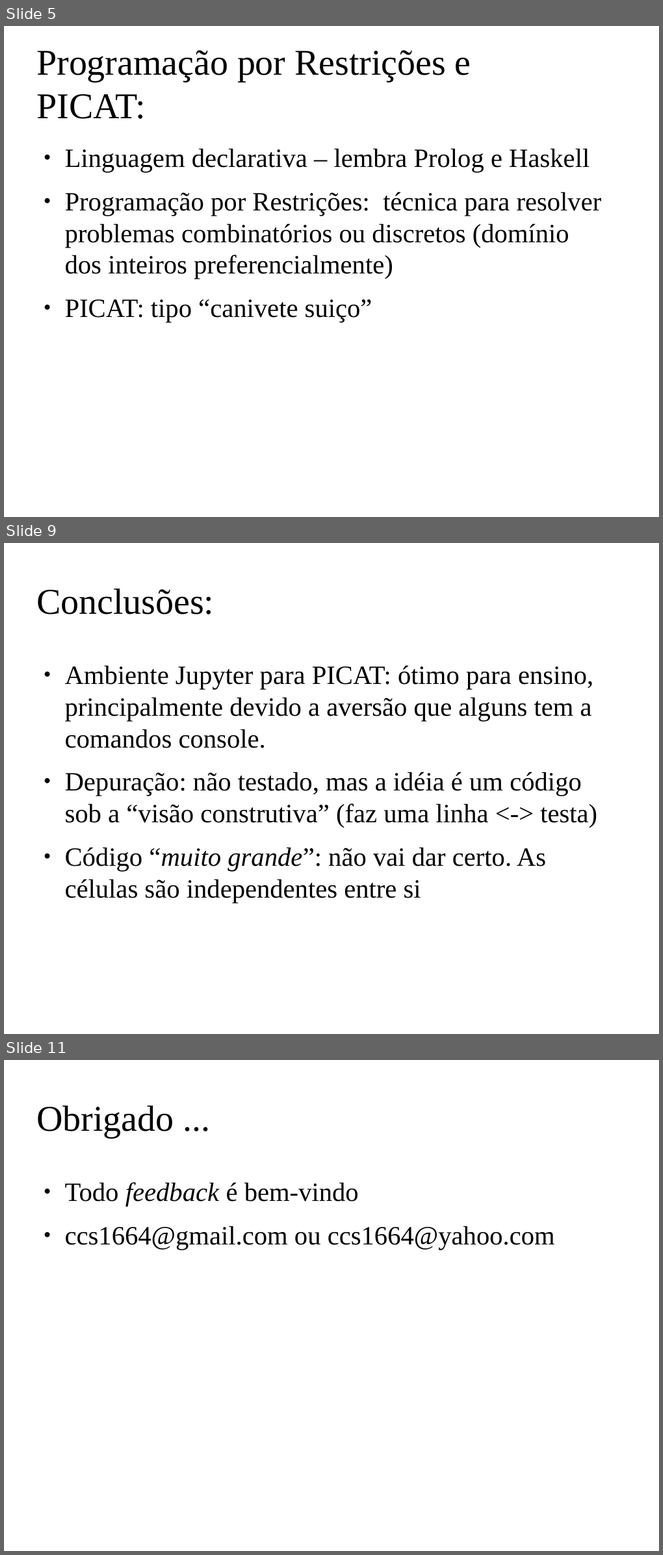
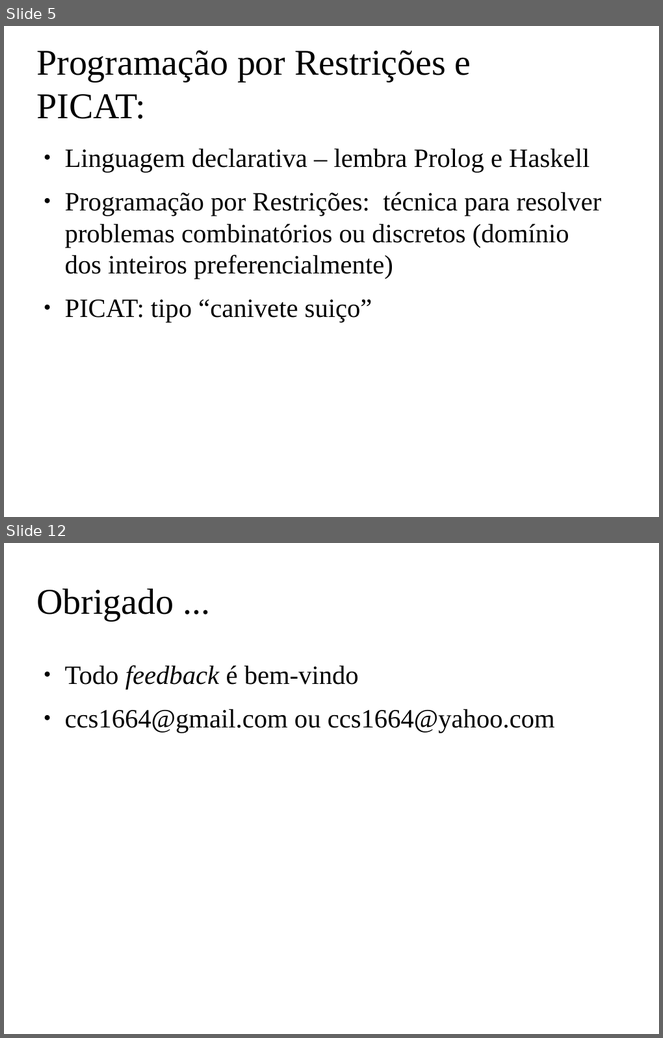
Before and after one commit to claudiosa/CCS, a slide deck: picat/YOUTUBE_Racha_Cuca/slides_racha_cuca.odp. Shown one above the other, each under a label of ours: slides 5, 9 and 11 before the commit, slides 5 and 12 after it; the slides between them are not shown. The pictures are 663x1555 and 663x1038 pixels, drawn with LibreOffice and Linux fonts; fonts in the diff are those of the drawing; background and template pictures are left out. Boxes give left, top, right and bottom in pixels: in the first picture for what was removed or moved away, otherwise in the second. Text is boxed around its words. In the diff, an @@ line names an element or a change of style, - is before the commit and + after.

```diff
--- a/picat/YOUTUBE_Racha_Cuca/slides_racha_cuca.odp
+++ b/picat/YOUTUBE_Racha_Cuca/slides_racha_cuca.odp
@@ slide 9 removed at [4,543,659,1034], background picture (left out) @@
@@ title removed at [36,589,214,615] @@
-Conclusões:
@@ text removed at [65,665,597,903] @@
-● Ambiente Jupyter para PICAT: ótimo para ensino, principalmente devido a aversão que alguns tem a comandos console.
-● Depuração: não testado, mas a idéia é um código sob a “visão construtiva” (faz uma linha <-> testa)
-● Código “muito grande”: não vai dar certo. As células são independentes entre si
@@ what was slide 11 is now slide 12 @@
```
Also in this commit, not shown: 5 slides changed, 3 slides added, 1 other slide removed, 6 other files.
